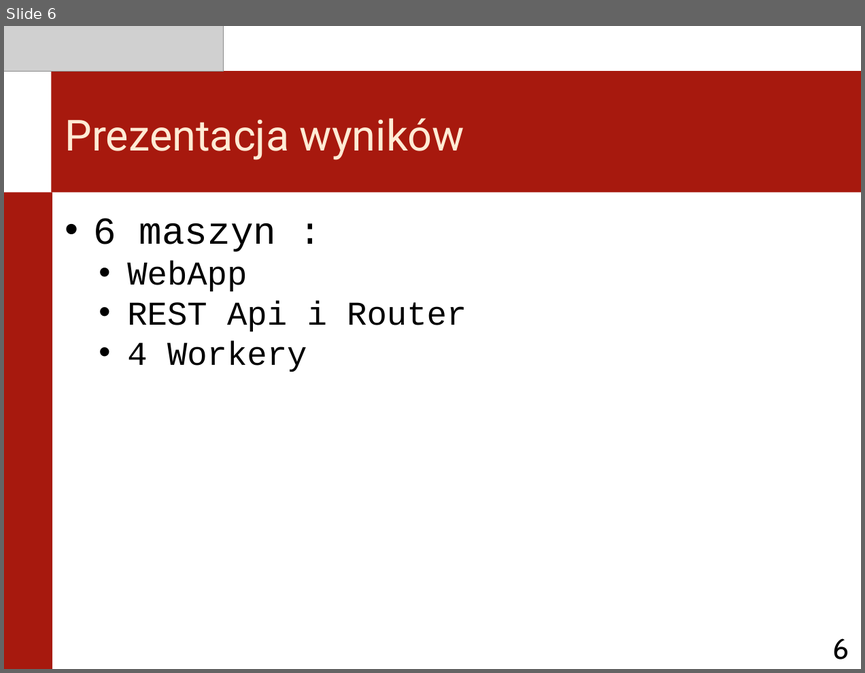
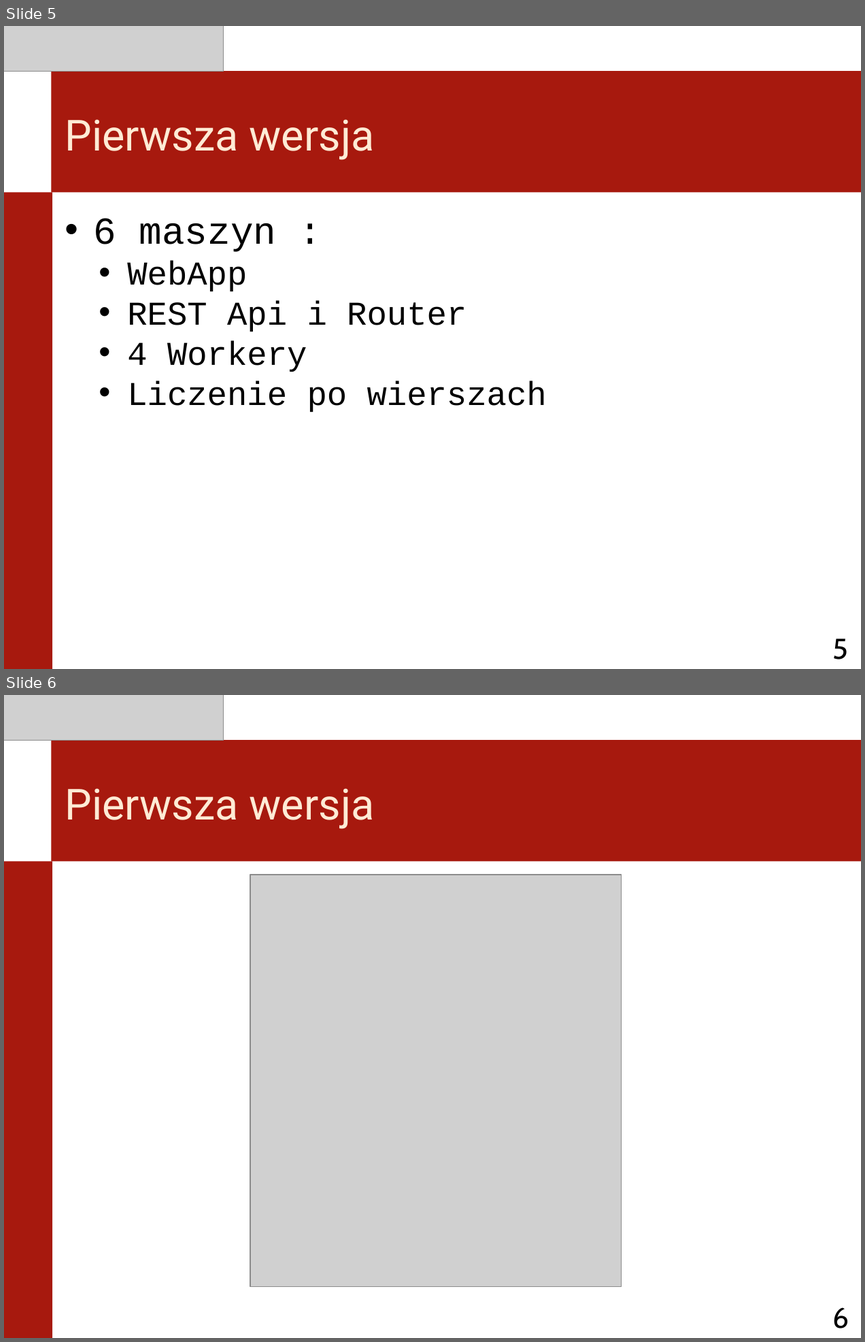
Before and after one commit to 225985/studia, a slide deck: doc/prototyp.ppt. Shown one above the other, each under a label of ours: slide 6 before the commit, slides 5 and 6 after it. The pictures are 865x673 and 865x1342 pixels, drawn with LibreOffice and Linux fonts; fonts in the diff are those of the drawing; grey boxes stand for pictures. Boxes give left, top, right and bottom in pixels: in the first picture for what was removed or moved away, otherwise in the second. Text is boxed around its words. In the diff, an @@ line names an element or a change of style, - is before the commit and + after.

```diff
--- a/doc/prototyp.ppt
+++ b/doc/prototyp.ppt
@@ slide 6 added at box(4, 695, 861, 1338), background #FFFFFF @@
@@ picture added at box(4, 695, 224, 741) @@
@@ rectangle added at box(51, 741, 861, 861), fill #A7190E @@
@@ title added at box(65, 788, 375, 829), 36 pt, text #FFEBD5 @@
+Pierwsza wersja
@@ rectangle added at box(4, 861, 52, 1338), fill #A7190E @@
@@ picture added at box(250, 875, 621, 1286) @@
@@ page number added at box(832, 1307, 849, 1328), 24 pt, text #000000 @@
+6
@@ what was slide 6 is now slide 5 @@
@@ slide 5 changed as well @@
@@ title at box(65, 119, 375, 160): text changed @@
-Prezentacja wyników
+Pierwsza wersja
@@ text at box(127, 380, 547, 412): paragraph added @@
+  • Liczenie po wierszach
@@ page number at box(833, 638, 849, 659): text changed @@
-6
+5
```
Also in this commit, not shown: 5 other slides changed, 2 other slides added, 1 slide removed, 15 other files.
